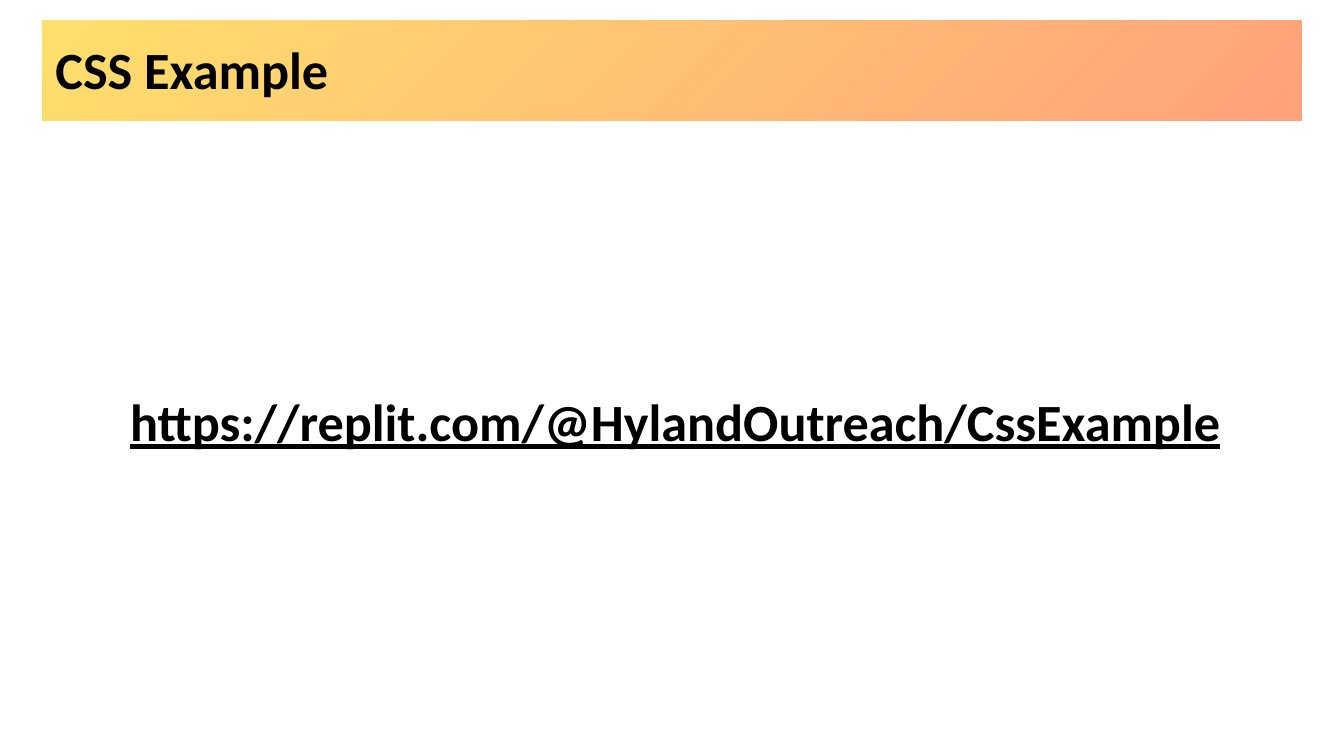
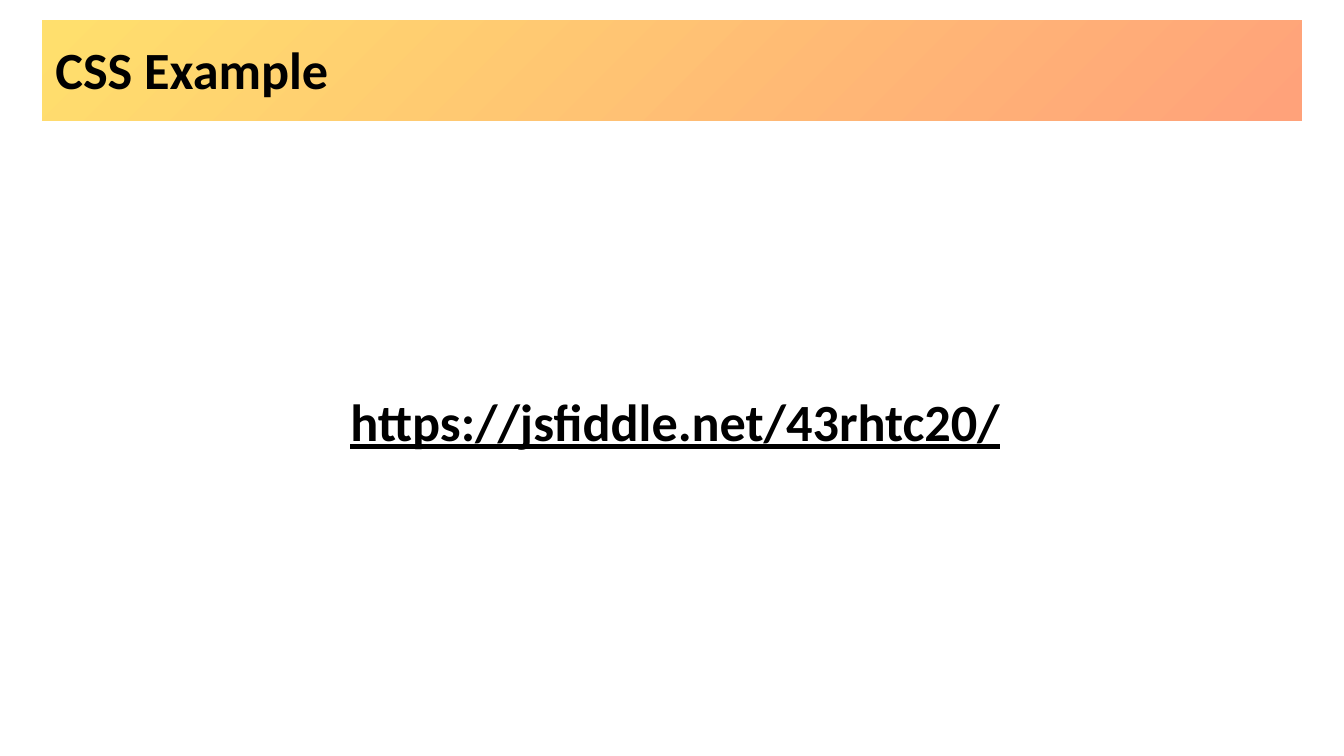
Before and after one commit to hytechclub/web-101, a slide deck: slide 5 of Week06/IntroductionToCss.pptx. Drawn at 1344x756 pixels with LibreOffice and Linux fonts; fonts in the diff are those of the drawing; background and template pictures are left out. Boxes give left, top, right and bottom in pixels: in the first picture for what was removed or moved away, otherwise in the second. Text is boxed around its words. In the diff, an @@ line names an element or a change of style, - is before the commit and + after.

```diff
--- a/Week06/IntroductionToCss.pptx
+++ b/Week06/IntroductionToCss.pptx
@@ text at box(350, 404, 999, 450): text changed @@
-https://replit.com/@HylandOutreach/CssExample
+https://jsfiddle.net/43rhtc20/
```
Also in this commit, not shown: 1 other slide changed, 50 other files.
